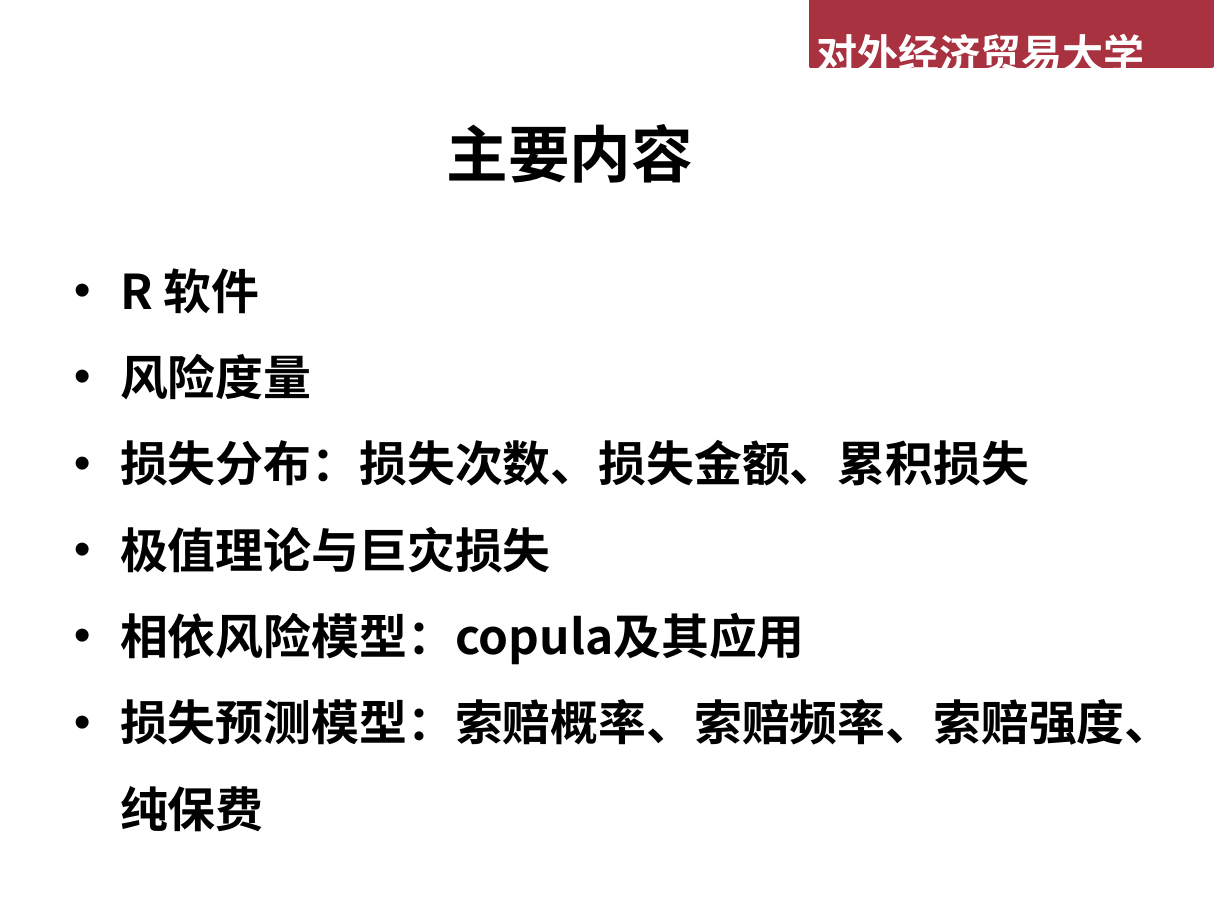
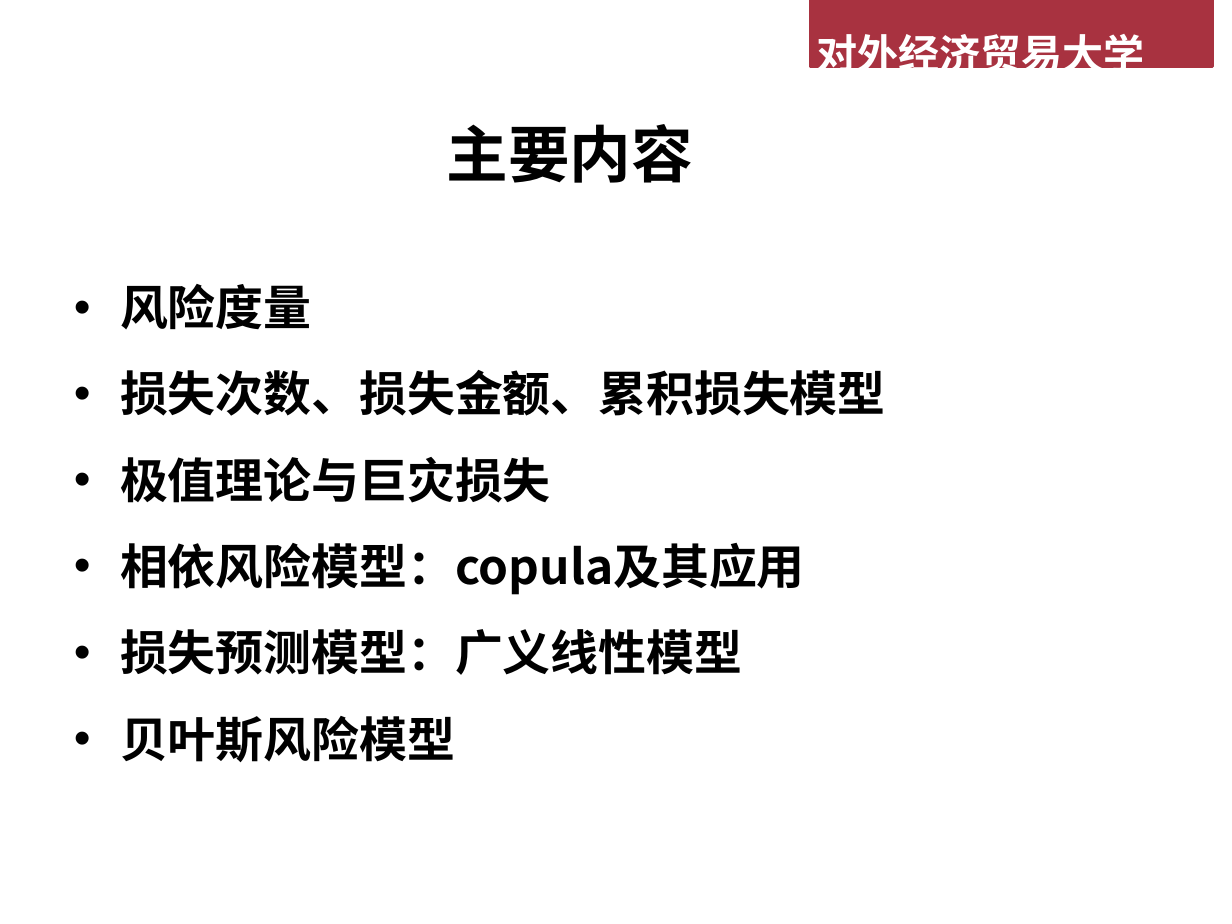
Before and after one commit to lizhengxiao/Non-life-Insurance-Ratemaking, a slide deck: slide 2 of Lectures/01 课程简介.pptx. Drawn at 1232x924 pixels with LibreOffice and Linux fonts; fonts in the diff are those of the drawing; background and template pictures are left out. Boxes give left, top, right and bottom in pixels: in the first picture for what was removed or moved away, otherwise in the second. Text is boxed around its words. In the diff, an @@ line names an element or a change of style, - is before the commit and + after.

```diff
--- a/Lectures/01 课程简介.pptx
+++ b/Lectures/01 课程简介.pptx
@@ text "风险度量": place and size @@
-text "风险度量" at (120,268,1173,832)
+text "风险度量" at (120,284,886,762)
@@ text at (120,268,260,314): paragraph removed @@
-• R 软件
@@ text at (120,370,886,416): text changed @@
-• 损失分布：损失次数、损失金额、累积损失
+• 损失次数、损失金额、累积损失模型
@@ text at (120,629,742,762): text changed @@
-• 损失预测模型：索赔概率、索赔频率、索赔强度、纯保费
+• 损失预测模型：广义线性模型
+• 贝叶斯风险模型
```
Also in this commit, not shown: 5 other slides changed, 8 other files.
